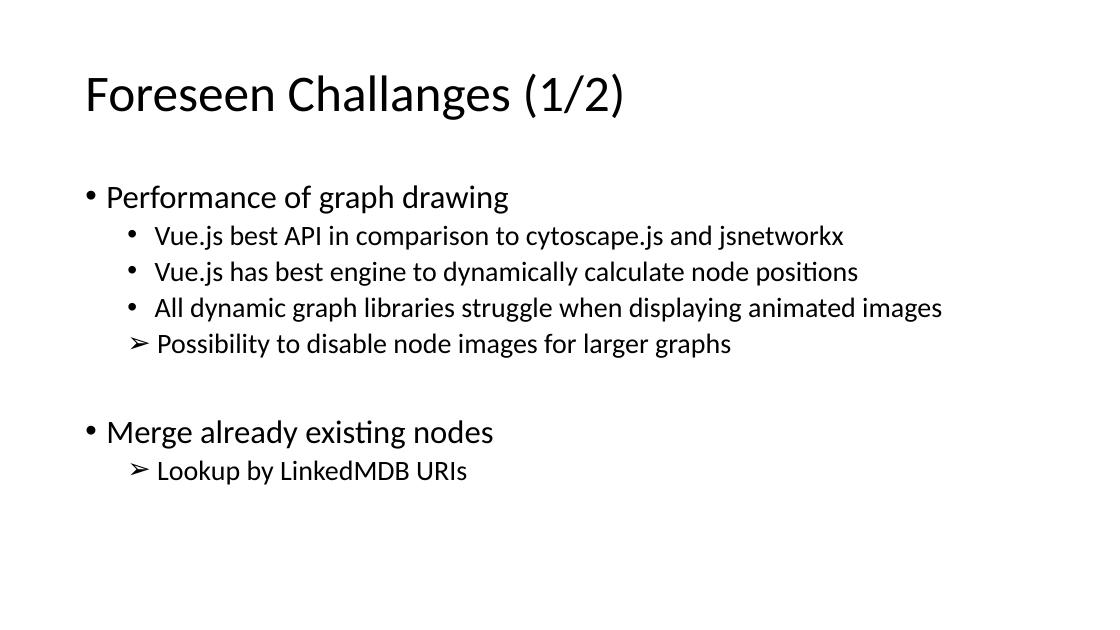
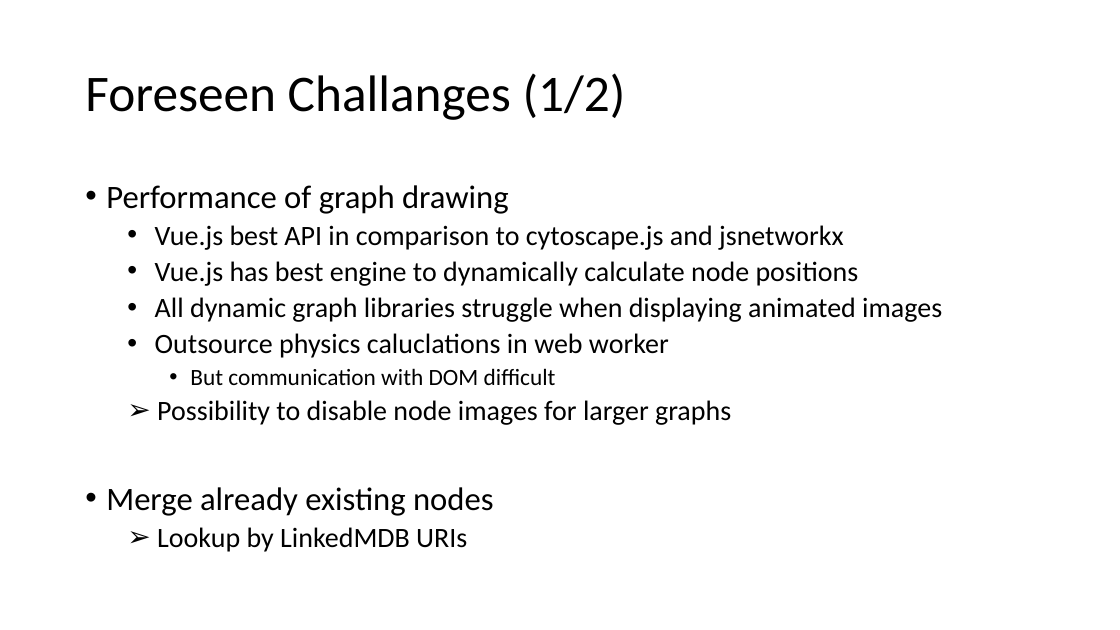
Before and after one commit to mathiasmoeller/LinkedMovieApp, a slide deck: slide 3 of Linked Movie Exploration Graph.pptx. Drawn at 1120x630 pixels with LibreOffice and Linux fonts; fonts in the diff are those of the drawing; background and template pictures are left out. Boxes give left, top, right and bottom in pixels: in the first picture for what was removed or moved away, otherwise in the second. Text is boxed around its words. In the diff, an @@ line names an element or a change of style, - is before the commit and + after.

Commit message:
Update presentation

```diff
--- a/Linked Movie Exploration Graph.pptx
+++ b/Linked Movie Exploration Graph.pptx
@@ text at box(155, 333, 669, 385): paragraphs added @@
+  • Outsource physics caluclations in web worker
+    • But communication with DOM difficult
```
Also in this commit, not shown: 1 other slide changed, 1 other file.
